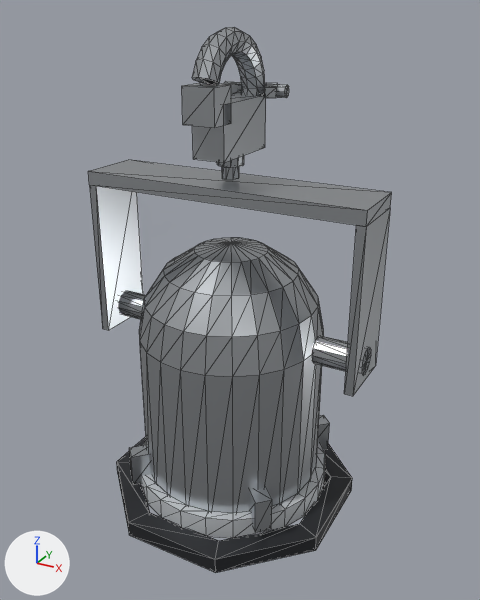
Renders of the glTF model assets/models/lamps/par-56-silver.glb from each side of a commit.
One viewpoint serves both versions: a 50 mm camera at (0.289, -0.508, 0.101) aimed at (0.009, 0.001, -0.153). The lights are fixed; the arrows at lower left show +X, +Y and +Z. The older version comes first. Mesh edges are drawn as thin lines. Where no turn or scale is listed for an object, it has been applied to the vertices. Vertices at exactly the same position are counted once.

The first picture shows 'colour-frame-runner', 'hanging-frame', 'lens-ring', 'par-can', 'spring-clips', 'truss-coupler' and 1 more.
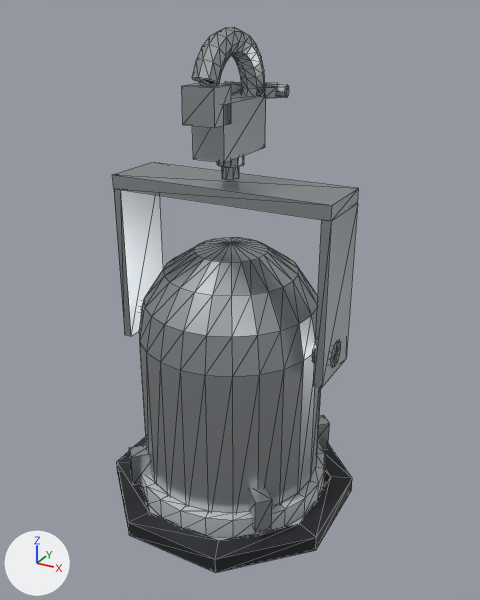
Pixel boxes (x1, y1, x2, y2) of what changed, in the pictures (480 x 600 px; the box of a moved part takes in the faces that stretch with it):
'hanging-frame', reshaped (19% narrower)
    before: (88, 160, 392, 396)
    after: (113, 162, 359, 388)
part 1 of me_hanging_frame, moved or reshaped
    before: (88, 160, 392, 396)
    after: (113, 162, 359, 388)
part 2 of me_hanging_frame, moved or reshaped (mostly hidden afterwards)
    before: (118, 291, 146, 319)
    after: (141, 301, 144, 316)
part 3 of me_hanging_frame, moved or reshaped
    before: (312, 336, 371, 375)
    after: (312, 340, 341, 368)

The change, as a diff of the scene's bpy script:
```diff
--- a/assets/models/lamps/par-56-silver.glb.py
+++ b/assets/models/lamps/par-56-silver.glb.py
@@ me_hanging_frame @@
 # used by ob_hanging_frame; location = (0.0, 0.0, 0.0)
-me_hanging_frame.from_pydata(...)  # 72 vertices, 132 faces; spans x -0.137..0.137, y -0.031..0.031, z -0.205..-0.04
+me_hanging_frame.from_pydata(...)  # 72 vertices, 132 faces; spans x -0.108..0.108, y -0.031..0.031, z -0.205..-0.04
+# me_hanging_frame part 1: the loose piece of 20 vertices spanning x -0.137..0.137, y -0.031..0.031, z -0.205..-0.04 is scaled about its middle by (0.784, 1, 1)
+# me_hanging_frame part 2: all 13 vertices in x -0.137, y -0.013..0.013, z -0.198..-0.172 are moved by (0.029, 0.0, 0.0)
+# me_hanging_frame part 3: all 13 vertices in x 0.137, y -0.013..0.013, z -0.198..-0.172 are moved by (-0.029, 0.0, 0.0)
 me_hanging_frame.materials.append(mat_metal_b8bcc0)
```
